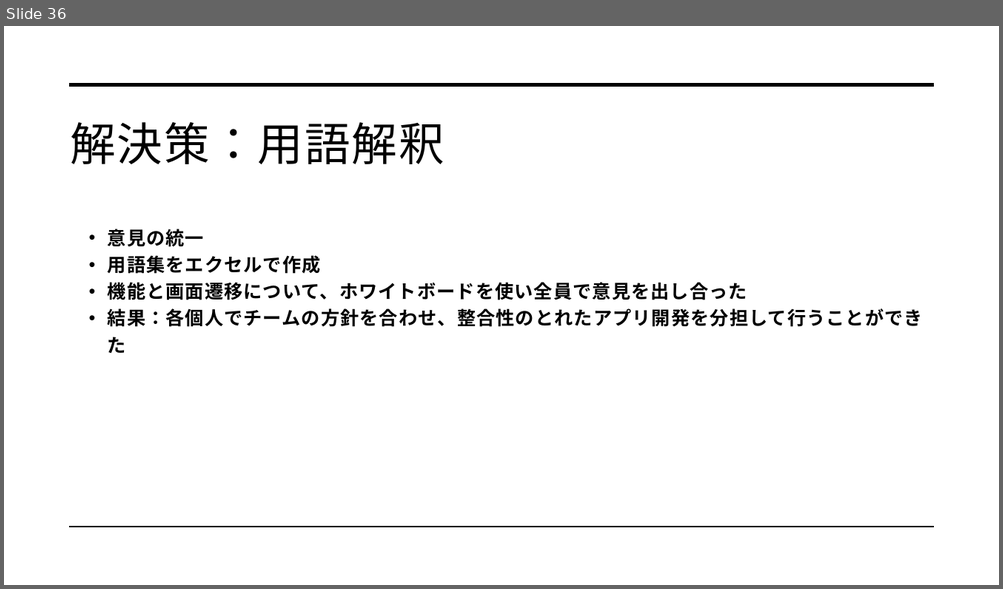
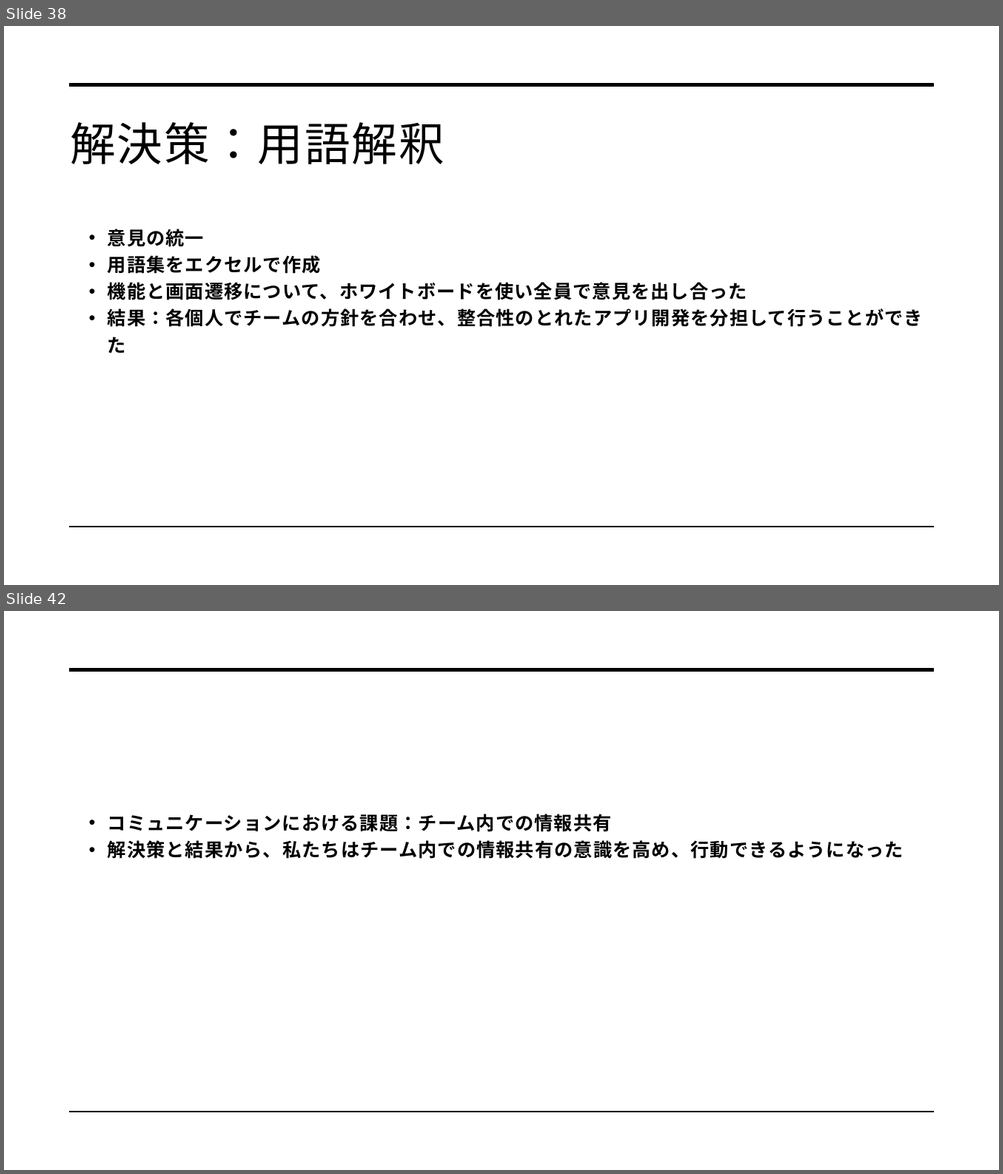
Before and after one commit to dojo2022/C-3, a slide deck: C-3_配布資料/0630_C3_発表資料.pptx. Shown one above the other, each under a label of ours: slide 36 before the commit, slides 38 and 42 after it; the slides between them are not shown. The pictures are 1003x589 and 1003x1174 pixels, drawn with LibreOffice and Linux fonts; fonts in the diff are those of the drawing. Boxes give left, top, right and bottom in pixels: in the first picture for what was removed or moved away, otherwise in the second. Text is boxed around its words. In the diff, an @@ line names an element or a change of style, - is before the commit and + after.

```diff
--- a/C-3_配布資料/0630_C3_発表資料.pptx
+++ b/C-3_配布資料/0630_C3_発表資料.pptx
@@ slide 42 added at <box>4,611,999,1170</box>, background #FFFFFF; not listed: 2 template elements that a slide beside it also shows @@
@@ text added at <box>108,814,903,859</box>, 18 pt, text #000000, bold @@
+• コミュニケーションにおける課題：チーム内での情報共有
+• 解決策と結果から、私たちはチーム内での情報共有の意識を高め、行動できるようになった
@@ what was slide 36 is now slide 38 @@
```
Also in this commit, not shown: 2 slides changed, 6 other slides added, 2 slides removed.
